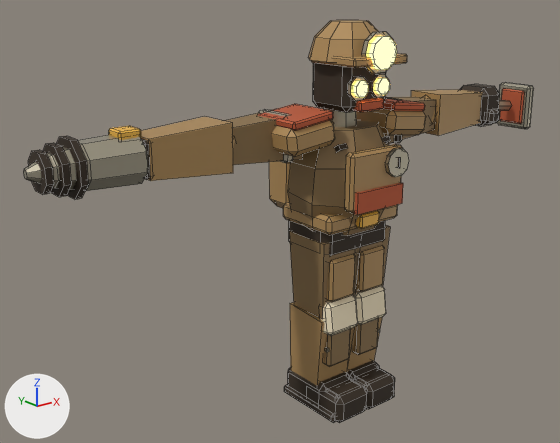
What one commit did to the FBX model Assets/_Project/Content/Models/Robots/R13_Prospector.fbx.
Before and after are seen from a camera (50 mm lens) standing at (-2.57, -2.73, 2.14) and looking at (-0.22, 0.21, 0.96). Arrows for +X, +Y and +Z are at lower left; the lights stay in place. The first picture is the older version. Mesh edges are drawn as thin lines. Where no turn or scale is listed for an object, it has been applied to the vertices. Vertices at exactly the same position are counted once.

The first picture shows 'R13_Prospector'.
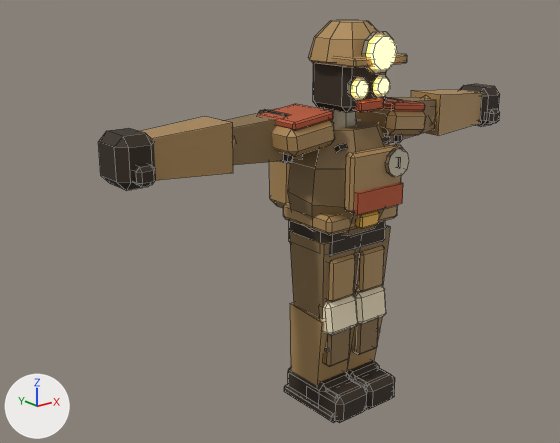
Diff of the bpy script that builds the scene:
```diff
--- a/Assets/_Project/Content/Models/Robots/R13_Prospector.fbx.py
+++ b/Assets/_Project/Content/Models/Robots/R13_Prospector.fbx.py
@@ me_r13_prospector @@
 # used by ob_r13_prospector; location = (0.0, 0.0, 0.0)
-me_r13_prospector.from_pydata(...)  # 1402 vertices, 1415 faces; spans x -1.55..1.52, y -0.29..0.41, z 0.0..1.95
+me_r13_prospector.from_pydata(...)  # 1286 vertices, 1324 faces; spans x -1.22..1.22, y -0.29..0.41, z 0.0..1.95
+# me_r13_prospector part 1: the loose piece of 24 vertices spanning x 1.46..1.52, y -0.04..0.18, z 1.27..1.53 is scaled about its middle by (1.5, 0.24, 0.241), then moved by (-2.61, -0.11, -0.01), in mat_r13_prospector_dark (brown #34281a)
+# me_r13_prospector part 2: a new loose piece of 24 vertices spanning x -1.22..-1.04, y -0.04..0.18, z 1.33..1.55, in mat_r13_prospector_dark (brown #34281a)
+# me_r13_prospector part 3: 6 loose pieces with 108 vertices, spanning x -1.51..1.49, y -0.05..0.18, z 1.3..1.57, are deleted
+# me_r13_prospector part 4
+# 32 vertices are removed from x -1.55..-1.09, y -0.04..0.17, z 1.34..1.54
+# 27 faces are deleted
+# me_r13_prospector part 5: 26 faces spanning x -0.39..-0.34, y -0.04..0.18, z 1.33..1.55 switch from mat_r13_prospector_metal (light grey #c3bba5) to mat_r13_prospector_dark (brown #34281a)
 me_r13_prospector.materials.append(mat_r13_prospector_base)
```

Changed parts and their boxes (x1, y1, x2, y2) in the pictures (560 x 443 px; the box of a moved part takes in the faces that stretch with it):
'R13_Prospector', reshaped (21% narrower)
    before: (23, 20, 534, 423)
    after: (98, 20, 500, 423)
part 1 of me_r13_prospector, moved or reshaped
    before: (497, 82, 534, 129)
    after: (134, 164, 156, 187)
part 2 of me_r13_prospector, added
    after: (98, 128, 155, 190)
part 3 of me_r13_prospector, deleted
    before: (28, 88, 525, 199)
part 4 of me_r13_prospector, deleted
    before: (23, 135, 148, 191)
part 5 of me_r13_prospector, recoloured
    both: (258, 109, 293, 163)
